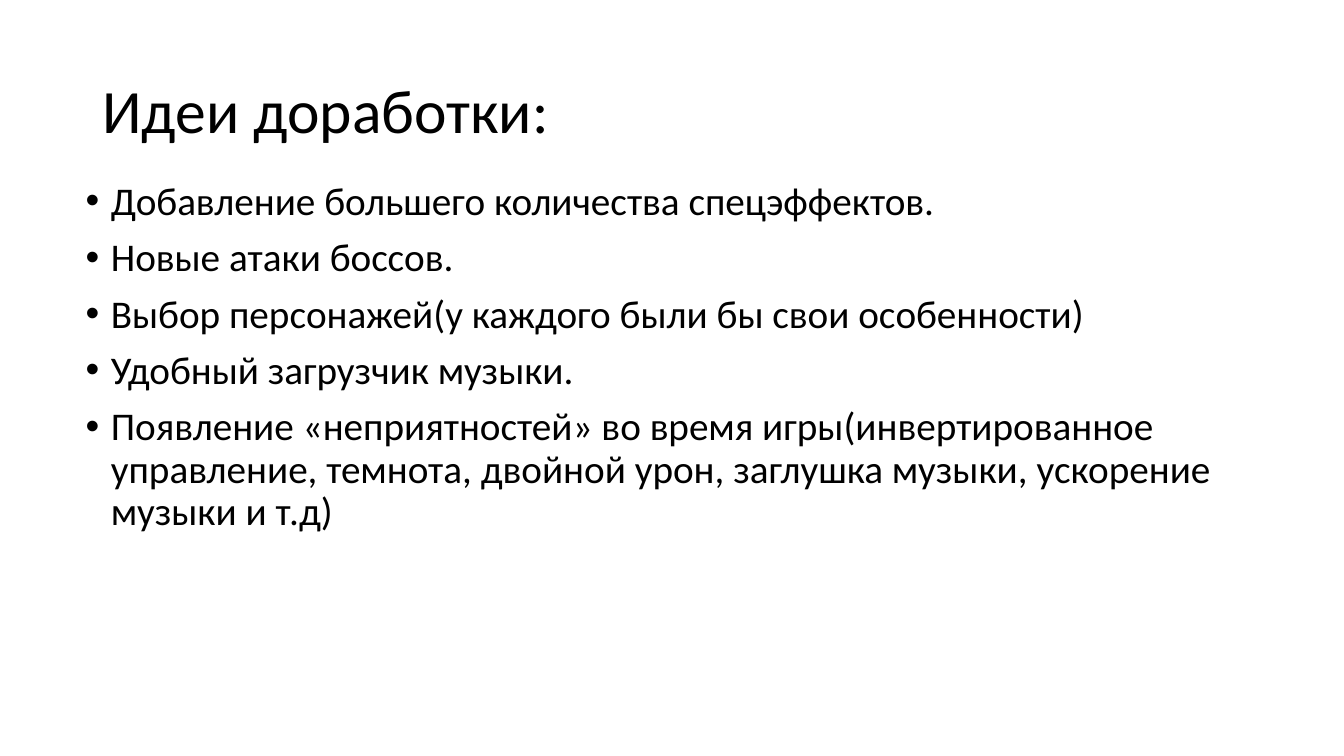
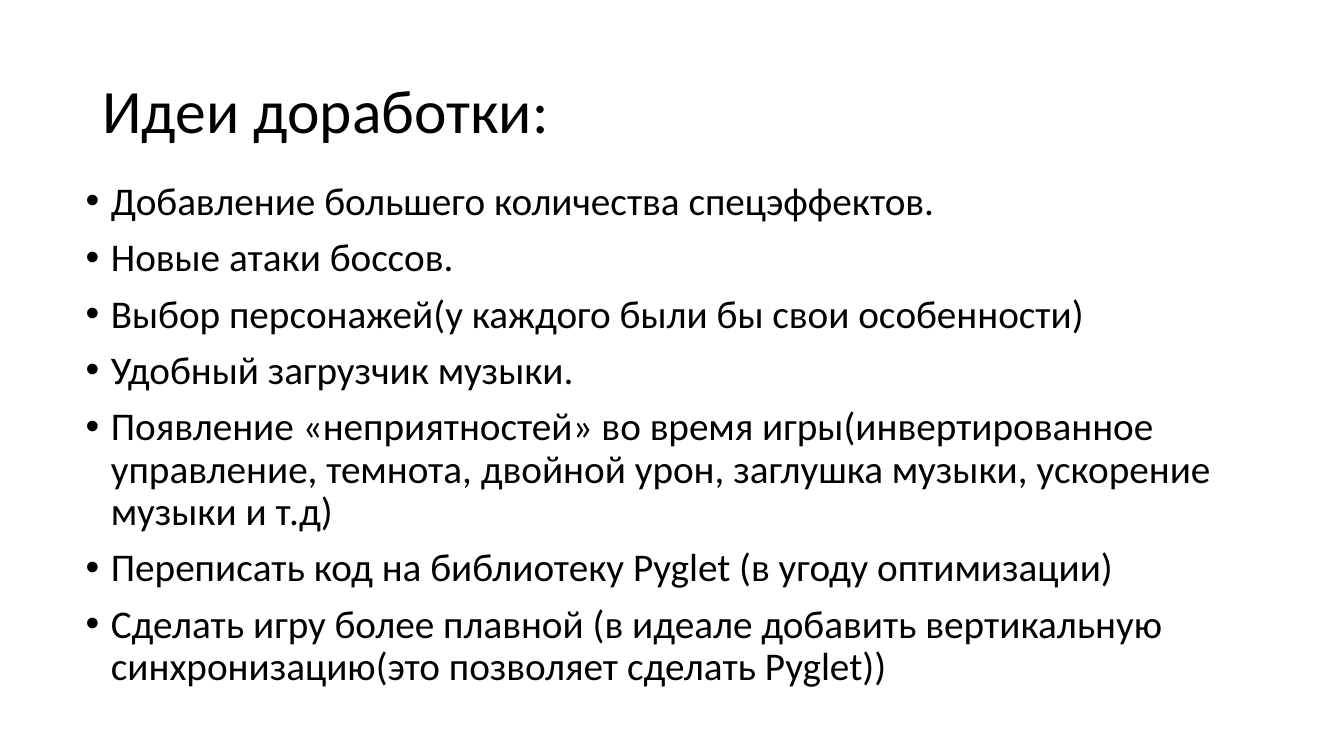
Before and after one commit to dxx573kwot/Ros_Colhoz_games_interteiment, a slide deck: slide 4 of Презентация.pptx. Drawn at 1344x756 pixels with LibreOffice and Linux fonts; fonts in the diff are those of the drawing. Boxes give left, top, right and bottom in pixels: in the first picture for what was removed or moved away, otherwise in the second. Text is boxed around its words. In the diff, an @@ line names an element or a change of style, - is before the commit and + after.

```diff
--- a/Презентация.pptx
+++ b/Презентация.pptx
@@ text at (111,552,1162,687): paragraphs added @@
+• Переписать код на библиотеку Pyglet (в угоду оптимизации)
+• Сделать игру более плавной (в идеале добавить вертикальную синхронизацию(это позволяет сделать Pyglet))
```
Also in this commit, not shown: 5 other files.
